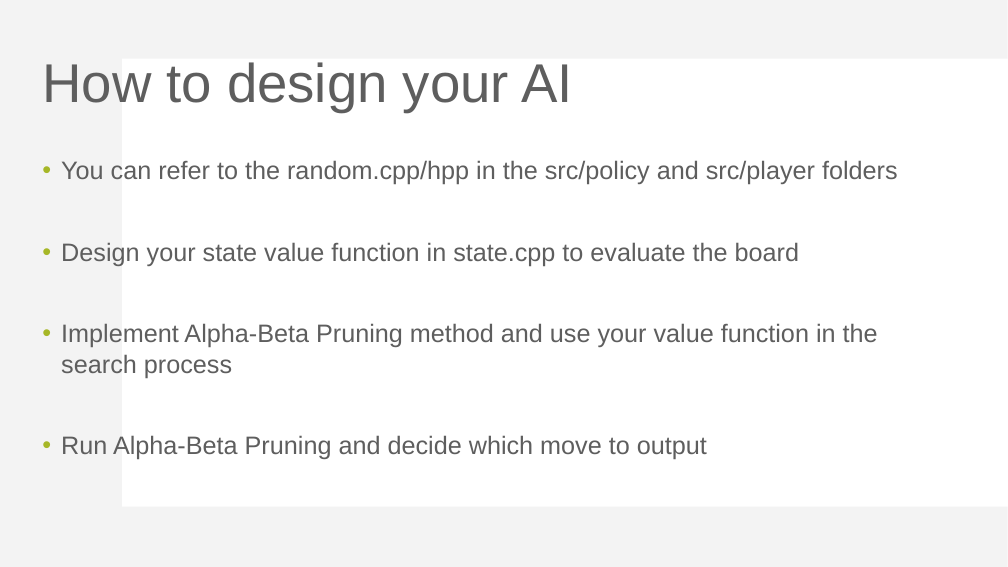
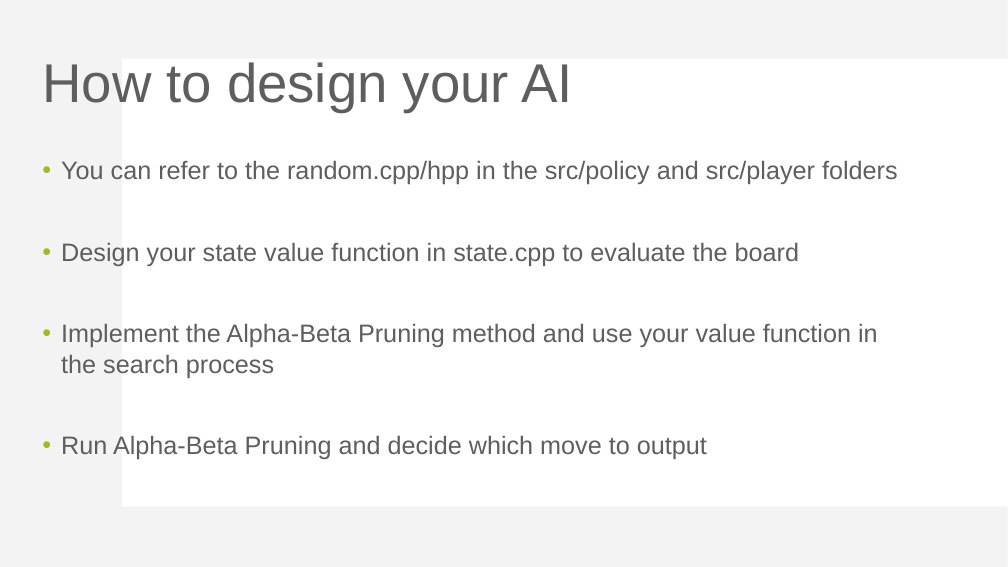
Before and after one commit to yeudah/I2P3-mingxiaa, a slide deck: slide 63 of document/Mini-Project-3-introduction.pptx. Drawn at 1008x567 pixels with LibreOffice and Linux fonts; fonts in the diff are those of the drawing. Boxes give left, top, right and bottom in pixels: in the first picture for what was removed or moved away, otherwise in the second. Text is boxed around its words. In the diff, an @@ line names an element or a change of style, - is before the commit and + after.

```diff
--- a/document/Mini-Project-3-introduction.pptx
+++ b/document/Mini-Project-3-introduction.pptx
@@ text at box(61, 323, 878, 378): text changed @@
-• Implement Alpha-Beta Pruning method and use your value function in the search process
+• Implement the Alpha-Beta Pruning method and use your value function in the search process
```
Also in this commit, not shown: 22 other slides changed.
